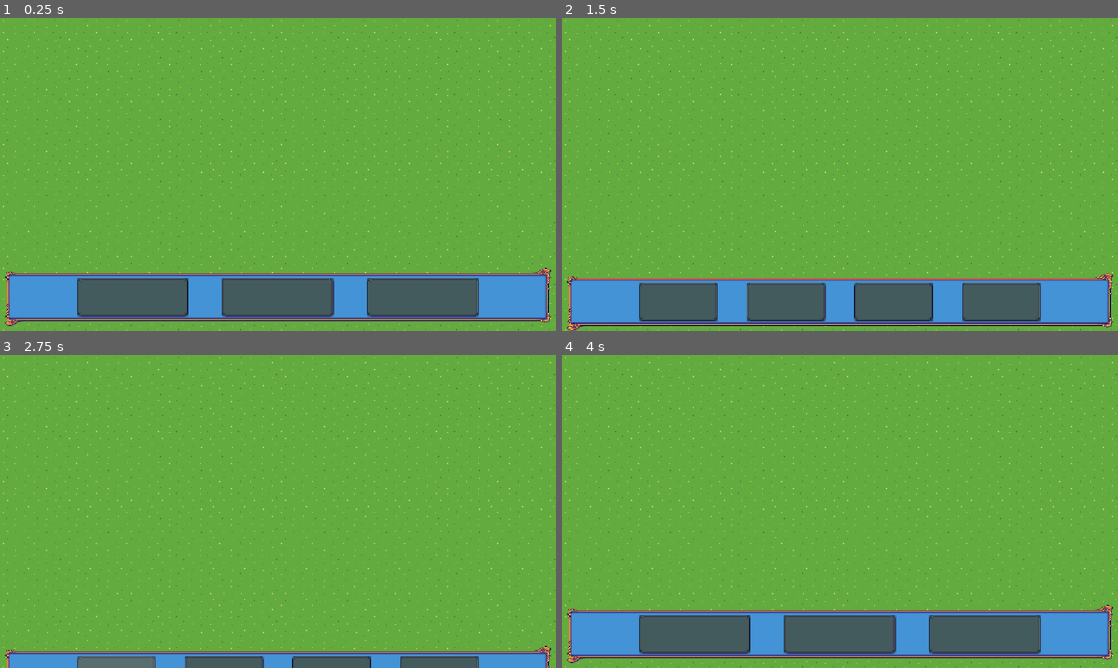
Above: before the commit, frames 1-4 (two rows, left to right).
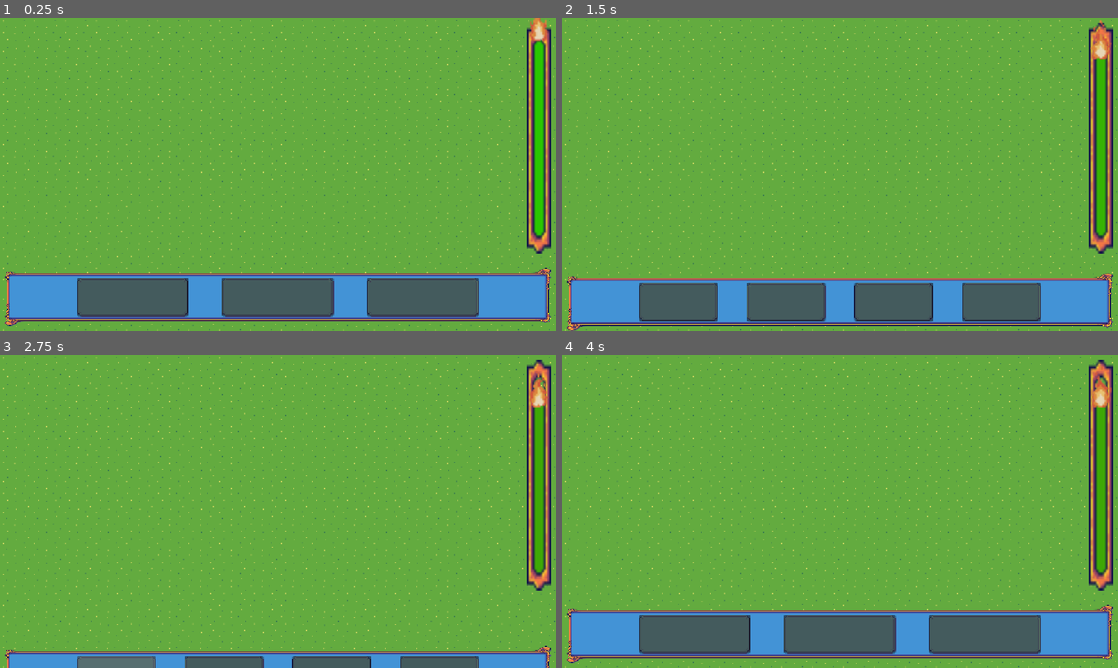
Above: after the commit, the same moments.

Repository: les-brows/acceleturn
Game: Godot game, scene res://Scenes/Game/GameScene.tscn
The game is run twice, just before and just after one commit, with the same random seed, the same clock (stepped at 60 frames per second) and the same inputs.
Inputs (mouse positions are in pixels of both pictures, inside the frame that each line leads up to):
- Up to frame 1 (0.25 s): no input
- Up to frame 2 (1.5 s): click (695, 296) at 0.5 s
- Up to frame 3 (2.75 s): click (116, 633) at 2 s
- Up to frame 4 (4 s): click (695, 624) at 3.5 s

The runs differ from the first frame. In frame 1, 3.2% of the frame differs, in the area x 94-100%, y 0-76%; in frame 2, 3.1%; in frame 3, 3.1%; in frame 4, 3.1%.

Commit message:
UI: added a time bar with FIRE
Signed-off-by: Nebulea <github@nebulea.dev>

Diff:
--- a/Scenes/Game/UI/UI.gd
+++ b/Scenes/Game/UI/UI.gd
@@ -2,9 +2,25 @@
 
 @onready var characterSelectionMenu = $CharacterSelection
 @onready var actionSelectionMenu = $ActionSelection
+@onready var timeBar = $%TimeBar
+@onready var fireAnimation = $%FireAnimation
+
+var timerStarted: bool = false
+var timerEndTime: int = 0
 
 var tweenCharacter: Tween
 var tweenAction: Tween
+var tweenTimeBarColor: Tween
+var tweenTimeBarSize: Tween
+var tweenFirePosition: Tween
+
+
+func _process(_delta) -> void:
+	timeBar.rotation_degrees = 180
+	timeBar.position += timeBar.size
+	fireAnimation.position.y -= 90 #fireAnimation.size.y doesnt work because blehhhhhhhhhhhhhhhhh
+	set_process(false)
+
 
 signal _on_choose_character(character: Globals.CharacterClass)
 signal _on_choose_action(action: Globals.CHARACTER_ACTION)
@@ -40,14 +56,50 @@
 	characterSelectionMenu.position = Vector2(0, 2000)
 
 
+func reset_timer():
+	timeBar.color = Color8(41, 198, 0)
+	timeBar.scale = Vector2(1, 1)
+	tweenTimeBarColor.stop()
+	tweenTimeBarSize.stop()
+	tweenFirePosition.stop()
+	timerStarted = false
+
+
+func start_timer(timeToFinish: int):
+	if tweenTimeBarColor && tweenTimeBarSize && tweenFirePosition:
+		tweenTimeBarColor.play()
+		tweenTimeBarSize.play()
+		tweenFirePosition.play()
+	else:
+		tweenTimeBarColor = get_tree().create_tween()
+		tweenTimeBarSize = get_tree().create_tween()
+		tweenFirePosition = get_tree().create_tween()
+
+	# We want to keep the X size but set Y to 0
+	var targetPosition: Vector2 = Vector2(0, fireAnimation.size.y + fireAnimation.position.y)
+
+	tweenTimeBarColor.tween_property(timeBar, "color", Color8(178, 0, 43), timeToFinish).set_trans(Tween.TRANS_LINEAR)
+	tweenTimeBarSize.tween_property(timeBar, "scale", Vector2(1, 0), timeToFinish).set_trans(Tween.TRANS_LINEAR)
+	tweenFirePosition.tween_property(fireAnimation, "position", targetPosition, timeToFinish).set_trans(Tween.TRANS_LINEAR)
+	timerStarted = true
+
+
+func stop_timer():
+	tweenTimeBarColor.pause()
+	tweenTimeBarSize.pause()
+	tweenFirePosition.pause()
+
+
 func _on_character_1_button_pressed() -> void:
 	_on_choose_character.emit(1)
 	switch_to_action_menu()
+	start_timer(10)
 
 
 func _on_character_2_button_pressed() -> void:
 	_on_choose_character.emit(2)
 	switch_to_action_menu()
+	reset_timer()
 
 
 func _on_character_3_button_pressed() -> void:
@@ -58,6 +110,7 @@
 func _on_action_1_button_pressed() -> void:
 	_on_choose_action.emit(1)
 	switch_to_character_menu()
+	stop_timer()
 
 
 func _on_action_2_button_pressed() -> void:
--- a/Scenes/Game/UI/UI.tscn
+++ b/Scenes/Game/UI/UI.tscn
@@ -3,6 +3,34 @@
 [ext_resource type="Texture2D" uid="uid://wt81p2nllwo6" path="res://Assets/UI/20240707dragon9SlicesA.png" id="1_im5y3"]
 [ext_resource type="Script" uid="uid://ct1uuldml3r2c" path="res://Scenes/Game/UI/UI.gd" id="1_p25nt"]
 [ext_resource type="Texture2D" uid="uid://cn85li1mdduwu" path="res://Assets/UI/20240707dragon9SlicesC.png" id="2_lf2ao"]
+[ext_resource type="Texture2D" uid="uid://d22pfc5gpvqa" path="res://Assets/UI/output-onlinepngtools.png" id="4_gkwei"]
+[ext_resource type="Texture2D" uid="uid://c3oegr82pvgv6" path="res://Assets/UI/Group 4 - 3_1.png" id="5_6atay"]
+[ext_resource type="Texture2D" uid="uid://bmtvjwakxcpp1" path="res://Assets/UI/Group 4 - 3_2.png" id="6_aa4bu"]
+[ext_resource type="Texture2D" uid="uid://dek8cq3fcsisk" path="res://Assets/UI/Group 4 - 3_3.png" id="7_ktdqi"]
+[ext_resource type="Texture2D" uid="uid://vpcfgc166k6h" path="res://Assets/UI/Group 4 - 3_4.png" id="8_wftri"]
+[ext_resource type="Texture2D" uid="uid://5o76igspxcxd" path="res://Assets/UI/Group 4 - 3_5.png" id="9_6aqr6"]
+[ext_resource type="Texture2D" uid="uid://cgu5ulevxnus0" path="res://Assets/UI/Group 4 - 3_6.png" id="10_s28dx"]
+[ext_resource type="Texture2D" uid="uid://dria87eroy00p" path="res://Assets/UI/Group 4 - 3_7.png" id="11_sunpx"]
+[ext_resource type="Texture2D" uid="uid://cbrkwylar8pir" path="res://Assets/UI/Group 4 - 3_8.png" id="12_o4pdo"]
+
+[sub_resource type="AnimatedTexture" id="AnimatedTexture_pa3om"]
+frames = 8
+frame_0/texture = ExtResource("5_6atay")
+frame_0/duration = 0.1
+frame_1/texture = ExtResource("6_aa4bu")
+frame_1/duration = 0.1
+frame_2/texture = ExtResource("7_ktdqi")
+frame_2/duration = 0.1
+frame_3/texture = ExtResource("8_wftri")
+frame_3/duration = 0.1
+frame_4/texture = ExtResource("9_6aqr6")
+frame_4/duration = 0.1
+frame_5/texture = ExtResource("10_s28dx")
+frame_5/duration = 0.1
+frame_6/texture = ExtResource("11_sunpx")
+frame_6/duration = 0.1
+frame_7/texture = ExtResource("12_o4pdo")
+frame_7/duration = 0.1
 
 [node name="UI" type="CanvasLayer" unique_id=955902580]
 script = ExtResource("1_p25nt")
@@ -211,6 +239,55 @@
 anchor_bottom = 1.0
 grow_horizontal = 2
 grow_vertical = 2
+
+[node name="Dialogue" type="MarginContainer" parent="." unique_id=1075161957]
+anchors_preset = 11
+anchor_left = 1.0
+anchor_right = 1.0
+anchor_bottom = 1.0
+offset_left = -70.0
+grow_horizontal = 0
+grow_vertical = 2
+theme_override_constants/margin_left = 10
+theme_override_constants/margin_top = 10
+theme_override_constants/margin_right = 10
+theme_override_constants/margin_bottom = 10
+
+[node name="HBox" type="HBoxContainer" parent="Dialogue" unique_id=1770726805]
+layout_mode = 2
+size_flags_horizontal = 8
+alignment = 2
+
+[node name="MarginContainer" type="MarginContainer" parent="Dialogue/HBox" unique_id=1422763765]
+layout_mode = 2
+theme_override_constants/margin_top = 0
+theme_override_constants/margin_bottom = 150
+
+[node name="MarginContainer" type="MarginContainer" parent="Dialogue/HBox/MarginContainer" unique_id=313024545]
+layout_mode = 2
+theme_override_constants/margin_top = 34
+theme_override_constants/margin_bottom = 35
+
+[node name="TimeBar" type="ColorRect" parent="Dialogue/HBox/MarginContainer/MarginContainer" unique_id=181212306]
+unique_name_in_owner = true
+layout_mode = 2
+color = Color(0.16078432, 0.7764706, 0, 1)
+
+[node name="TextureRect" type="TextureRect" parent="Dialogue/HBox/MarginContainer" unique_id=320445559]
+custom_minimum_size = Vector2(50, 0)
+layout_mode = 2
+texture = ExtResource("4_gkwei")
+
+[node name="MarginContainer2" type="MarginContainer" parent="Dialogue/HBox/MarginContainer" unique_id=518280847]
+layout_mode = 2
+theme_override_constants/margin_top = 34
+theme_override_constants/margin_bottom = 35
+
+[node name="FireAnimation" type="TextureRect" parent="Dialogue/HBox/MarginContainer/MarginContainer2" unique_id=1082419084]
+unique_name_in_owner = true
+layout_mode = 2
+texture = SubResource("AnimatedTexture_pa3om")
+stretch_mode = 4
 
 [connection signal="pressed" from="CharacterSelection/VBox/BottomBackground/MarginContainer/CharacterButtonsContainer/CharacterBg1/CharacterButton" to="." method="_on_character_1_button_pressed"]
 [connection signal="pressed" from="CharacterSelection/VBox/BottomBackground/MarginContainer/CharacterButtonsContainer/CharacterBg2/CharacterButton" to="." method="_on_character_2_button_pressed"]
Binary file added: Assets/UI/20240707dragon9SlicesD.png
Not shown, added: Assets/UI/20240707dragon9SlicesD.png.import
Binary file added: Assets/UI/Group 4 - 3_1.png
Not shown, added: Assets/UI/Group 4 - 3_1.png.import
Binary file added: Assets/UI/Group 4 - 3_2.png
Not shown, added: Assets/UI/Group 4 - 3_2.png.import
Binary file added: Assets/UI/Group 4 - 3_3.png
Not shown, added: Assets/UI/Group 4 - 3_3.png.import
Binary file added: Assets/UI/Group 4 - 3_4.png
Not shown, added: Assets/UI/Group 4 - 3_4.png.import
Binary file added: Assets/UI/Group 4 - 3_5.png
Not shown, added: Assets/UI/Group 4 - 3_5.png.import
(and 8 more such lines)
